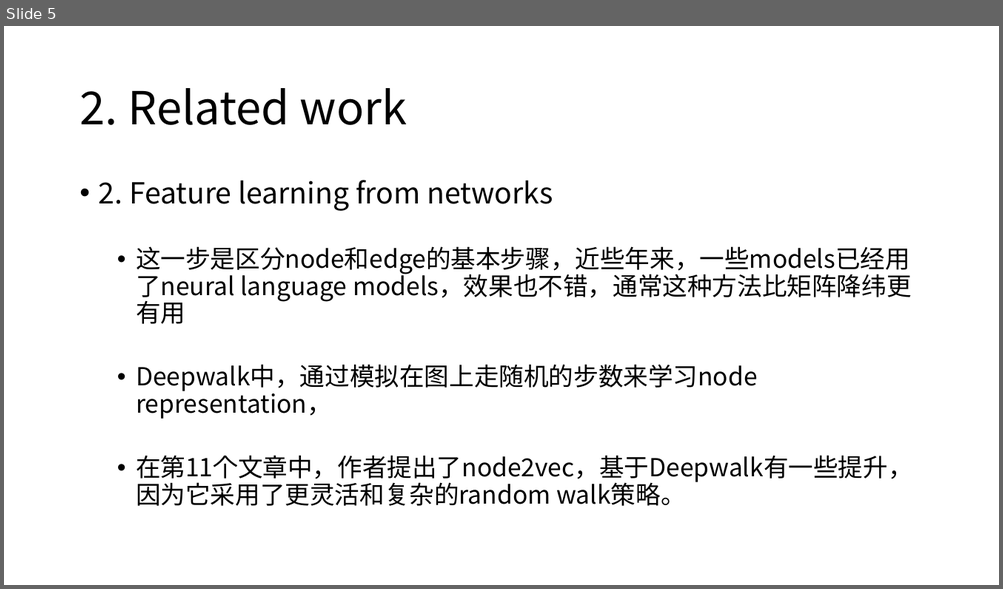
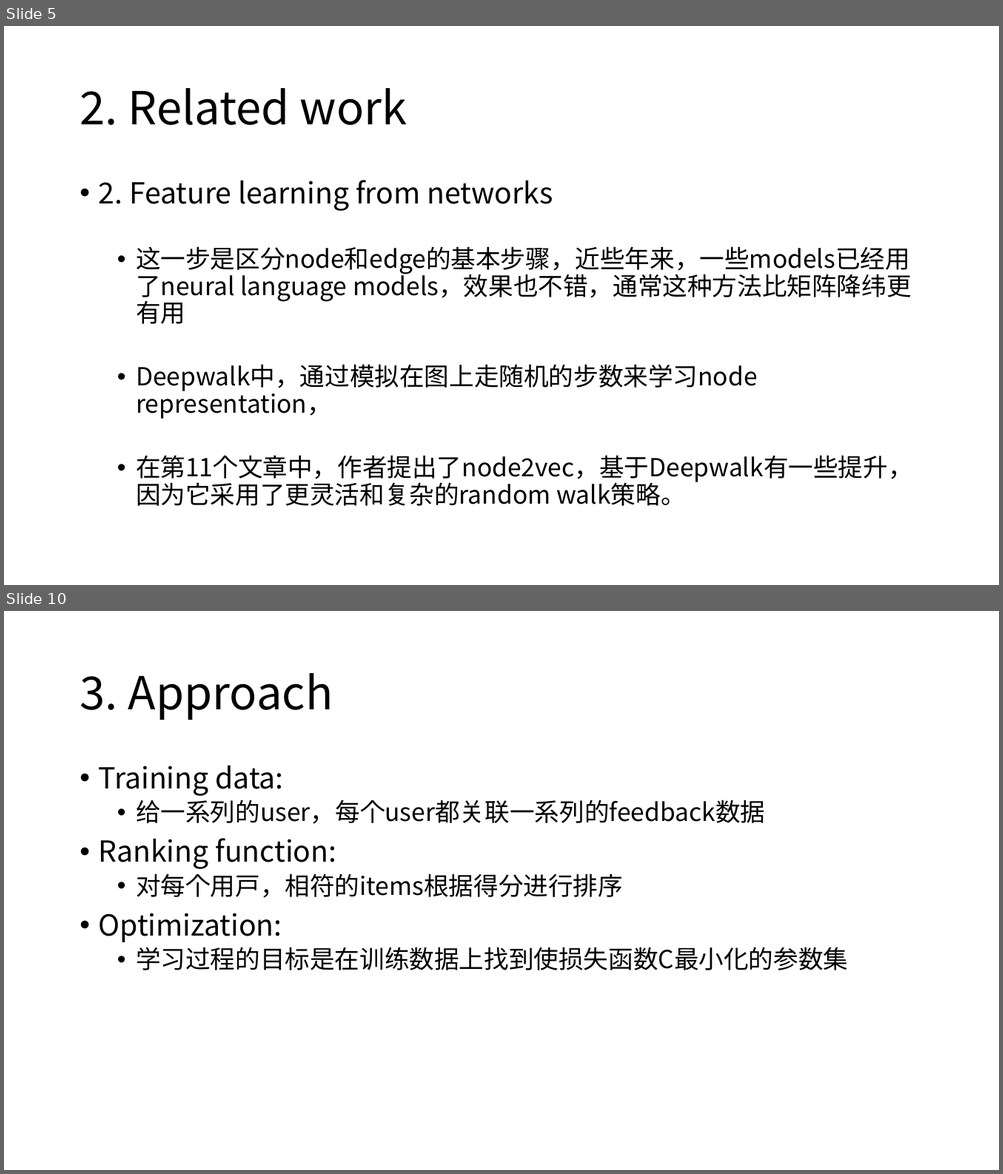
Before and after one commit to gsanou/knowledge-graph, a slide deck: entity2rec/entity2rec.pptx. Shown one above the other, each under a label of ours: slide 5 before the commit, slides 5 and 10 after it; the slides between them are not shown. The pictures are 1003x589 and 1003x1174 pixels, drawn with LibreOffice and Linux fonts; fonts in the diff are those of the drawing. Boxes give left, top, right and bottom in pixels: in the first picture for what was removed or moved away, otherwise in the second. Text is boxed around its words. In the diff, an @@ line names an element or a change of style, - is before the commit and + after.

```diff
--- a/entity2rec/entity2rec.pptx
+++ b/entity2rec/entity2rec.pptx
@@ slide 10 added at bbox=[4, 611, 999, 1170], background #FFFFFF @@
@@ title added at bbox=[79, 673, 333, 720], 44 pt, text #000000 @@
+3. Approach
@@ text added at bbox=[99, 765, 848, 971], 24 pt, text #000000 @@
+• Training data:
+  • 给一系列的user，每个user都关联一系列的feedback数据
+• Ranking function:
+  • 对每个用户，相符的items根据得分进行排序
+• Optimization:
+  • 学习过程的目标是在训练数据上找到使损失函数C最小化的参数集
```
Also in this commit, not shown: 4 other slides added, 3 slides removed.
